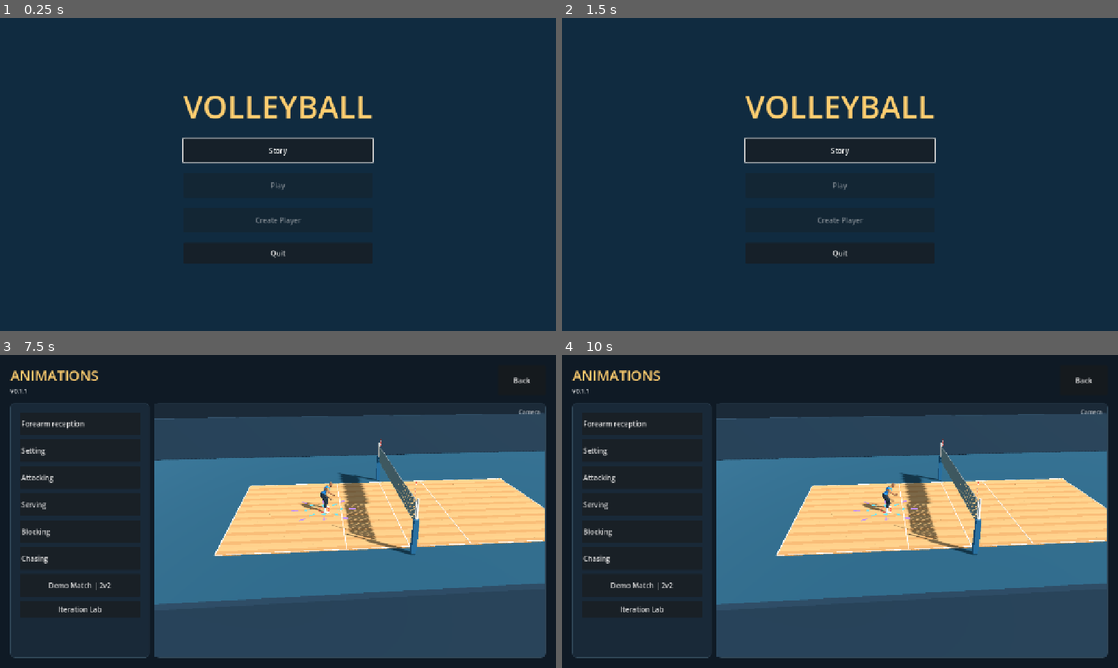
Above: before the commit, frames 1-4 (two rows, left to right).
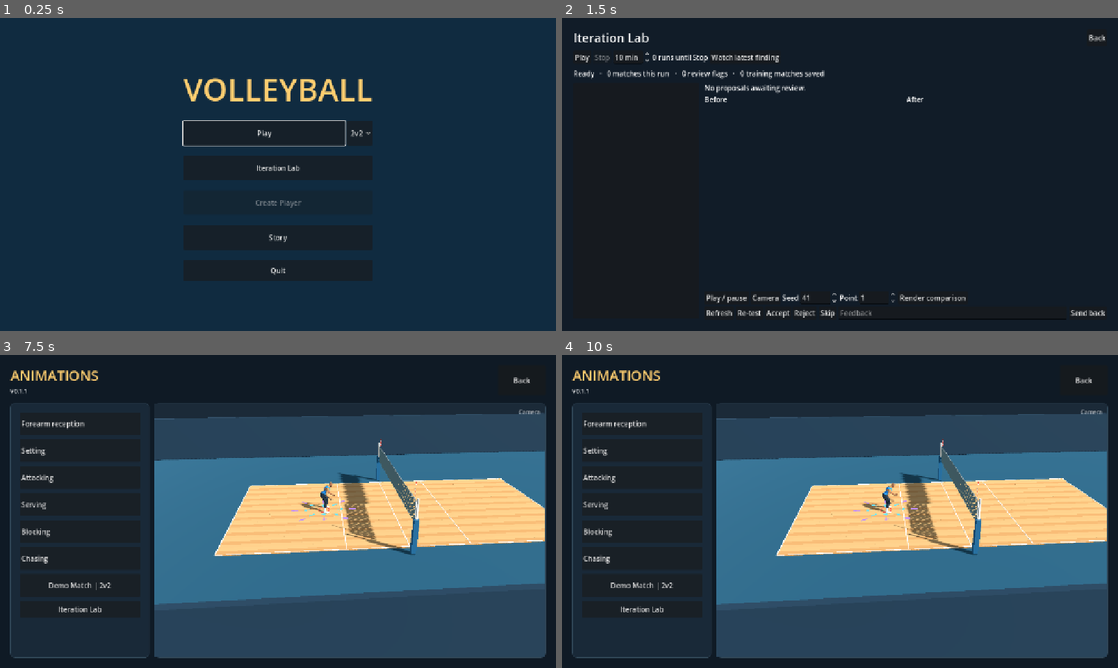
Above: after the commit, the same moments.

Repository: foreandr/volleyball
Game: Godot game, scene res://scenes/main.tscn
Two runs of this game, one before a commit and one after it. Both use one fixed random seed, a clock stepped at 60 frames per second and the inputs below.
Inputs (mouse positions are in pixels of both pictures, inside the frame that each line leads up to):
- Up to frame 1 (0.25 s): no input
- Up to frame 2 (1.5 s): click (923, 133) at 0.5 s, where only the run after the commit has a clickable "2v2"; click (840, 168) at 1.25 s, where only the run after the commit has a clickable "Iteration Lab"
- Up to frame 3 (7.5 s): click (533, 373) at 2 s, where only the run after the commit has a clickable "Back"; click "Story" at 2.75 s; click "Back" at 3.5 s; click "Story" at 4.25 s; click "New" at 5 s; click "Back" at 5.75 s; click "New" at 6.5 s; click "Save" at 7.25 s
- Up to frame 4 (10 s): click "Back" at 8 s; click "Load" at 8.75 s; click "Player" at 9.5 s

The runs differ from the first frame. In frame 1, 3.2% of the frame differs, in the area x 32-68%, y 19-83%; in frame 2, 26%, in the area x 2-98%, y 3-97%; in frame 3, less than 0.1%; in frame 4, less than 0.1%.

Commit message:
Add home Play and a three-a-side match option

Diff:
--- a/scripts/iteration_lab.gd
+++ b/scripts/iteration_lab.gd
@@ -42,7 +42,7 @@
 	var title := label("Iteration Lab",28)
 	title.size_flags_horizontal = Control.SIZE_EXPAND_FILL
 	header.add_child(title)
-	header.add_child(button("Back",func(): get_tree().change_scene_to_file("res://scenes/story_animations.tscn")))
+	header.add_child(button("Back",func(): get_tree().change_scene_to_file("res://scenes/main.tscn")))
 	var controls := HBoxContainer.new()
 	layout.add_child(controls)
 	play = button("Play",start_run)
--- a/scripts/main.gd
+++ b/scripts/main.gd
@@ -19,10 +19,26 @@
 	var play := Button.new()
 	play.name = "Play"
 	play.text = "Play"
-	play.disabled = true
 	play.custom_minimum_size.y = 56
-	play.pressed.connect(func(): get_tree().change_scene_to_file("res://scenes/court.tscn"))
-	column.add_child(play)
+	var match_size := OptionButton.new()
+	match_size.name = "MatchSize"
+	match_size.add_item("2v2",2)
+	match_size.add_item("3v3",3)
+	match_size.select(0)
+	play.pressed.connect(func():
+		StorySession.home_match_size = match_size.get_selected_id()
+		get_tree().change_scene_to_file("res://scenes/story_animations.tscn"))
+	var play_row := HBoxContainer.new()
+	play.size_flags_horizontal = Control.SIZE_EXPAND_FILL
+	play_row.add_child(play)
+	play_row.add_child(match_size)
+	column.add_child(play_row)
+	var lab := Button.new()
+	lab.name = "IterationLab"
+	lab.text = "Iteration Lab"
+	lab.custom_minimum_size.y = 56
+	lab.pressed.connect(func(): get_tree().change_scene_to_file("res://scenes/iteration_lab.tscn"))
+	column.add_child(lab)
 	var create := Button.new()
 	create.name = "Create"
 	create.text = "Create Player"
@@ -36,8 +52,7 @@
 	story.custom_minimum_size.y = 56
 	story.pressed.connect(func(): get_tree().change_scene_to_file("res://scenes/story.tscn"))
 	column.add_child(story)
-	column.move_child(story,1)
-	story.grab_focus()
+	play.grab_focus()
 	var quit := Button.new()
 	quit.text = "Quit"
 	quit.custom_minimum_size.y = 48
--- a/scripts/story_animations.gd
+++ b/scripts/story_animations.gd
@@ -86,6 +86,8 @@
 var setter_animation_process: int
 var setter_animator_active: bool
 
+var match_from_home := false
+
 func _ready() -> void:
 	process_priority = 10
 	build_label = current_build_label()
@@ -109,6 +111,11 @@
 	preview_camera.fov = 42.0
 	preview_camera.far = 150.0
 	if not StorySession.lab_replay_path.is_empty(): call_deferred("open_lab_replay")
+	if StorySession.home_match_size > 0:
+		var size := StorySession.home_match_size
+		StorySession.home_match_size = 0
+		match_from_home = true
+		start_demo_match.call_deferred(size)
 	if not StorySession.animation_return.is_empty():
 		var destination: Dictionary = StorySession.animation_return.duplicate()
 		StorySession.animation_return.clear()
@@ -242,7 +249,7 @@
 	content.add_child(match_button)
 	content.add_child(button("Iteration Lab",func(): get_tree().change_scene_to_file("res://scenes/iteration_lab.tscn")))
 
-func start_demo_match() -> void:
+func start_demo_match(team_size := 2) -> void:
 	stop_blocking_practice()
 	stop_serving_session()
 	stop_setting_drill()
@@ -253,7 +260,7 @@
 	right_panel.hide()
 	angle_control.hide()
 	clear_content()
-	set_title("DEMO MATCH")
+	set_title("DEMO MATCH | %dV%d" % [team_size,team_size])
 	selected_category = "Demo Match"
 	var board := label("",26)
 	content.add_child(board)
@@ -284,7 +291,7 @@
 		preview.grab_focus()))
 	demo_match = preload("res://scripts/volleyball_match.gd").new()
 	preview_player.get_parent().add_child(demo_match)
-	demo_match.configure(preview_player,board,status,build_label)
+	demo_match.configure(preview_player,board,status,build_label,team_size)
 	show_match_tuning()
 	styles.item_selected.connect(func(index: int): demo_match.set_serve_style(index))
 	player_controls.locomotion = ""
@@ -1977,6 +1984,9 @@
 	refresh_type()
 
 func open_menu() -> void:
+	if match_from_home and is_instance_valid(demo_match):
+		get_tree().change_scene_to_file("res://scenes/main.tscn")
+		return
 	if not selected_category.is_empty():
 		var previous := selected_category
 		show_categories()
--- a/scripts/story_session.gd
+++ b/scripts/story_session.gd
@@ -120,6 +120,7 @@
 var preview_hash := 0
 var preview_path := "user://preview_setup.cfg"
 var lab_replay_path := ""
+var home_match_size := 0
 const PREVIEW_FIELDS := ["pass_start","pass_distance","pass_output_angle","incoming_speed","incoming_angle","feed_spot" …(194 unchanged characters)…
 
 func _ready() -> void:
@@ -134,7 +135,7 @@
 	return match_preferences.get_value("match",key,fallback)
 
 func save_match_preference(key: String, value: Variant) -> void:
-	if match_preferences.get_value("match",key,null) == value: return
+	if match_preferences.has_section_key("match",key) and match_preferences.get_value("match",key) == value: return
 	match_preferences.set_value("match",key,value)
 	match_preferences.save(MATCH_SETTINGS_PATH)
 
--- a/scripts/volleyball_match.gd
+++ b/scripts/volleyball_match.gd
@@ -146,8 +146,17 @@
 var next_touch_cue := INF
 var touched_tape := false
 var stroke := ""
-
-func configure(actor: Node3D, board: Label, status: Label, build := "") -> void:
+var team_size := 2
+var rally_setter := -1
+var rally_hitter := -1
+var deep_defenders := [-1,-1]
+var support_lanes := [0.0,0.0]
+
+func configure(actor: Node3D, board: Label, status: Label, build := "", players_per_team := 2) -> void:
+	team_size = clampi(players_per_team,2,3)
+	key_until.resize(team_size*2)
+	jump_set_started.resize(team_size*2)
+	animated.resize(team_size*2)
 	trace.open(build)
 	cpu_policy.load_profile()
 	human = actor
@@ -163,10 +172,10 @@
 			frame.rotation.y = PI
 		add_child(frame)
 		frames.append(frame)
-		for slot in 2:
+		for slot in team_size:
 			var avatar := actor if side == 0 and slot == 0 else Player.new()
 			if avatar != actor:
-				avatar.name = "Teammate" if side == 0 else "Opponent%d" % (slot+1)
+				avatar.name = ("Teammate" if slot == 1 else "Teammate2") if side == 0 else "Opponent%d" % (slot+1)
 				avatar.team_color = Color("287fda") if side == 0 else Color("d9874e")
 				frame.add_child(avatar)
 			avatar.animator.callback_mode_process = AnimationMixer.ANIMATION_CALLBACK_MODE_PROCESS_MANUAL
@@ -189,7 +198,7 @@
 		var hidden_status := Label.new()
 		hidden_status.hide()
 		add_child(hidden_status)
-		driver.configure_for_match(players[side*2],hidden_status)
+		driver.configure_for_match(players[side*team_size],hidden_status)
 		driver.struck.connect(on_spike)
 		attackers.append(driver)
 	ball = MeshInstance3D.new()
@@ -251,7 +260,35 @@
 	queue_free()
 
 func team(index: int) -> int:
-	return index >> 1
+	return floori(float(index)/team_size)
+
+func nearest_on_team(side: int, target: Vector3, exclude := -1, also_exclude := -1) -> int:
+	var best := -1
+	var best_cost := INF
+	for index in range(side*team_size,(side+1)*team_size):
+		if index == exclude or index == also_exclude: continue
+		var cost := players[index].global_position.distance_squared_to(target)
+		if blocks.has(index) or recoveries.has(index): cost += 2.0
+		if cost < best_cost:
+			best = index
+			best_cost = cost
+	return best
+
+func setter_for_pass(passer: int) -> int:
+	if team_size == 2: return passer^1
+	if rally_setter >= 0 and team(rally_setter) == team(passer) and rally_setter != passer:
+		return rally_setter
+	return nearest_on_team(team(passer),path_point(arrival(1.92)),passer)
+
+func hitter_for_set(setter: int) -> int:
+	if team_size == 2: return setter^1
+	if rally_hitter >= 0 and team(rally_hitter) == team(setter) and rally_hitter != setter:
+		return rally_hitter
+	var side := team(setter)
+	return nearest_on_team(side,frames[side].to_global(Vector3(0.0,0.04,1.45)),setter)
+
+func human_can_set() -> bool:
+	return last_player > 0 and team(last_player) == 0 and (team_size == 2 or rally_setter == 0)
 
 func is_human(index: int) -> bool:
 	return index == 0 and not spectator
@@ -268,7 +305,7 @@
 	key_until[index] = match_clock+0.64
 
 func server_index() -> int:
-	return service_team*2+server_slot[service_team]
+	return service_team*team_size+server_slot[service_team]
 
 func reset_match() -> void:
 	if replay.active: toggle_replay()
@@ -296,13 +333,18 @@
 	bounce_end = 0.0
 	bounce_start = 0.0
 	dead_flight_from = INF
-	key_until = [0.0,0.0,0.0,0.0]
+	key_until.fill(0.0)
+	rally_setter = -1
+	rally_hitter = -1
+	deep_defenders.fill(-1)
 	defender_assignment = [-1,-1]
 	block_lane_flight = [-1,-1]
 	last_set_apex = 0.0
 	for index in players.size():
 		var actor := players[index]
-		actor.position = Vector3(-2.1 if index%2 == 0 else 2.1,0.04,-2.6)
+		var slot := index%team_size
+		var start_x := [-2.1,2.1,0.0]
+		actor.position = Vector3(start_x[slot],0.04,0.70 if slot == 2 else -2.6)
 		actor.rotation.y = 0.0
 		actor.model.rotation.y = 0.0
 		actor.play_action("idle",0.0)
@@ -331,7 +373,7 @@
 	var style: int = serve_style if is_human(server) else cpu_policy.choose(team(server),"serve type",[0,1,2,3],rallies%SERVES.size())
 	prepare_serve(style)
 	update_score()
-	trace.begin_feed({"mode":"demo_match","score":score,"server":server_index(),"spectator":spectator})
+	trace.begin_feed({"mode":"demo_match","score":score,"server":server_index(),"spectator":spectator,"team_size":team_size})
 
 func prepare_serve(style: int) -> void:
 	if is_instance_valid(serve):
@@ -341,7 +383,7 @@
 	var side := team(index)
 	serve = SERVES[style].new()
 	frames[side].add_child(serve)
-	var x := -1.6 if index%2 == 0 else 1.6
+	var x: float = [-1.6,1.6,0.0][index%team_size]
 	serve.configure(players[index],Vector3(x,0.04,SERVICE_START[style]))
 	if style == 3: serve.set_serve_speed(1.12)
 	if serve.has_method("set_jump_height"): serve.set_jump_height(serve_vertical*0.0254)
@@ -403,7 +445,7 @@
 		else: driver.release_approach_jump()
 	elif pressed and player_blocks and phase == Phase.LIVE and receiving_team == 0 and human.position.z >= 2.25:
 		if flight_kind in ["spike","dump"] or (flight_kind == "pass" and possession_team == 1 and touches == 1): start_block(0,INF,flight_kind == "pass")
-	elif pressed and player_blocks and phase == Phase.LIVE and expected_hitter >= 2 and human.position.z >= 2.25:
+	elif pressed and player_blocks and phase == Phase.LIVE and expected_hitter >= 0 and team(expected_hitter) == 1 and human.position.z >= 2.25:
 		start_block(0)
 
 func click_set() -> void:
@@ -446,7 +488,7 @@
 	cpu_policy.finish_point(side)
 	if side != service_team:
 		service_team = side
-		if rallies > 0: server_slot[side] = 1-int(server_slot[side])
+		if rallies > 0: server_slot[side] = (int(server_slot[side])+1)%team_size
 	rallies += 1
 	dead_age = 0.0
 	if bounce_end <= 0.0 and elapsed < flight_end(): dead_flight_from = elapsed
@@ -481,7 +523,7 @@
 	cpu_choice = -1
 	cpu_dump = false
 	cpu_fake_dump = false
-	jump_set_started = [false,false,false,false]
+	jump_set_started.fill(false)
 	next_touch_cue = INF
 	requested = -1
 	request_age = -INF
@@ -517,7 +559,11 @@
 	if kind in ["spike","free","dump"]: receiving_team = 1-team(from)
 	if last_was_block and kind in ["block","free"]:
 		receiving_team = 0 if path_point(flight_end()).z < Net.NET_Z else 1
-	if not spectator and kind == "pass" and from == 1 and receiving_team == 0 and match_clock-last_input_at <= 0.35:
+	if team_size == 3 and kind == "pass" and touches == 1 and possession_team == receiving_team:
+		rally_setter = nearest_on_team(receiving_team,path_point(arrival(1.92)),from)
+		rally_hitter = -1
+		rally_hitter = hitter_for_set(rally_setter)
+	if not spectator and kind == "pass" and human_can_set() and receiving_team == 0 and match_clock-last_input_at <= 0.35:
 		requested = last_input_technique
 		request_age = 0.0
 		queue_receive(0,requested)
@@ -555,7 +601,8 @@
 	var frame := frames[side]
 	var defending := 1-side
 	var blocker: int = defender_assignment[defending]
-	var defender := (blocker^1) if blocker >= 0 else defending*2
+	var defender := (blocker^1) if team_size == 2 and blocker >= 0 else defending*team_size
+	if defender == blocker: defender += 1
 	var backcourt := frame.to_local(players[defender].global_position)
 	if not contact.is_finite():
 		return Vector3(clampf(-backcourt.x,-3.8,3.8),Flight.FLOOR,10.7)
@@ -568,6 +615,11 @@
 			var crossing := lane_at_depth(contact,target,Net.NET_Z)
 			if absf(crossing) > Net.NET_HALF_WIDTH-Net.RADIUS-0.12: continue
 			var defender_gap := (target-backcourt).slide(Vector3.UP).length()
+			if team_size == 3:
+				for index_ in range(defending*team_size,(defending+1)*team_size):
+					if index_ == blocker: continue
+					var cover := frame.to_local(players[index_].global_position)
+					defender_gap = minf(defender_gap,(target-cover).slide(Vector3.UP).length())
 			var shot_score := minf(5.0,defender_gap)*0.19
 			shot_score -= absf(x)*0.038
 			if previous_shot.is_finite():
@@ -760,7 +812,7 @@
 	if is_human(index) and aim_point.is_finite():
 		var point := frame.to_local(aim_point)
 		if point.z <= Net.NET_Z: return Vector3(clampf(point.x,-4.6,4.6),0.065,clampf(point.z,-1.6,3.62))
-	var hitter := players[index^1]
+	var hitter := players[hitter_for_set(index)]
 	if is_human(index) or (flight_kind != "pass" and not defensive_ball()):
 		return Vector3(clampf(hitter.position.x,-3.75,3.75),0.065,3.20)
 	if called_pin_flight == flight_number and (not is_finite(setter_x) or absf(called_pin.x-setter_x) >= 1.0):
@@ -827,7 +879,9 @@
 
 func cpu_pass_target(index: int) -> Vector3:
 	var passer := players[index].position
-	var teammate := players[index^1].position
+	var receiver := index^1 if team_size == 2 else nearest_on_team(team(index),
+		frames[team(index)].to_global(Vector3(players[index].position.x*0.5,0.04,2.0)),index)
+	var teammate := players[receiver].position
 	var x := lerpf(passer.x,teammate.x,0.82)
 	var forward := maxf(1.05,absf(x-passer.x)*tan(deg_to_rad(40.0)))
 	if not is_human(index):
@@ -853,7 +907,7 @@
 	bump.height = pass_height if is_human(index) else (3.65 if cpu_dump and index == cpu_choice else pass_apex)
 
 func cpu_set_apex(index: int, point: Vector3, pin: Vector3, pace: float) -> float:
-	var hitter := players[index^1]
+	var hitter := players[hitter_for_set(index)]
 	var tight := smoothstep(0.40,1.35,point.z)
 	var distance := (pin-hitter.position).slide(Vector3.UP).length()
 	var ready := 1.0-smoothstep(2.15,3.80,distance)
@@ -912,7 +966,7 @@
 		cpu_policy.used(side,"set lane")
 		cpu_policy.used(side,"set height")
 		var motion: Vector3 = driver.set_toward_pin(point,pin,apex,contact_height)
-		launch(world_point,frame.global_basis*motion,"set",index,1.0,index^1,frame.to_global(pin))
+		launch(world_point,frame.global_basis*motion,"set",index,1.0,hitter_for_set(index),frame.to_global(pin))
 		return
 	if not is_human(index) and touches == 3:
 		world_motion = frame.global_basis*cpu_free_ball_motion(point,frame.global_basis.inverse()*world_motion)
@@ -1075,12 +1129,12 @@
 func select_receiver() -> void:
 	var side := receiving_team
 	var point := path_point(arrival(1.10))
-	var first := side*2
+	var first := side*team_size
 	if side == possession_team and touches > 0 and not last_was_block:
-		cpu_choice = last_player^1
+		cpu_choice = setter_for_pass(last_player) if touches == 1 else (last_player^1 if team_size == 2 else nearest_on_team(side,point,last_player))
 	elif defensive_ball():
 		var best_cost := INF
-		for index in range(first,first+2):
+		for index in range(first,first+team_size):
 			var at := dig_intercept(index)
 			var contact := path_point(at)
 			var distance := (contact-players[index].global_position).slide(Vector3.UP).length()
@@ -1091,11 +1145,14 @@
 			if cost < best_cost:
 				cpu_choice = index
 				best_cost = cost
+	elif team_size == 3:
+		cpu_choice = nearest_on_team(side,point)
 	elif point.distance_squared_to(players[first].global_position) <= point.distance_squared_to(players[first+1].global_position):
 		cpu_choice = first
 	else: cpu_choice = first+1
 	if not spectator and side == 0 and cpu_choice == 0 and side != possession_team and not is_finite(platforms[0].pressed_at):
-		if point.slide(Vector3.UP).distance_to(human.global_position.slide(Vector3.UP)) > 1.65: cpu_choice = 1
+		if point.slide(Vector3.UP).distance_to(human.global_position.slide(Vector3.UP)) > 1.65:
+			cpu_choice = 1 if team_size == 2 else nearest_on_team(0,point,0)
 	cpu_technique = 0
 	cpu_dump = false
 	cpu_fake_dump = false
@@ -1398,7 +1455,7 @@
 	var lookahead := path_point(minf(end,elapsed+0.060))
 	if minf(last.y,lookahead.y) > 0.42 or maxf(first.y,last.y) < Flight.FLOOR: return
 	var side := receiving_team
-	for index in range(side*2,side*2+2):
+	for index in range(side*team_size,(side+1)*team_size):
 		if is_human(index) and match_clock > kick_pressed_until: continue
 		if index == last_player and not last_was_block: continue
 		if not can_play_forearms(index) or owns_action(index) or recoveries.has(index): continue
@@ -1473,7 +1530,7 @@
 	var surface := Vector3.ZERO
 	var first_fraction := INF
 	var body_part := ""
-	for index in range(receiving_team*2,receiving_team*2+2):
+	for index in range(receiving_team*team_size,(receiving_team+1)*team_size):
 		if index == last_player: continue
 		var actor := players[index]
 		if actor.global_position.slide(Vector3.UP).distance_to(last.slide(Vector3.UP)) > 1.1+travel.length(): continue
@@ -1657,18 +1714,19 @@
 				peel_cpu_off_net(blocker,stage_from,delta)
 		return
 	if flight_kind != "pass" or possession_team != receiving_team or touches != 1: return
-	var passer := last_player
-	if is_human(passer) or blocks.has(passer) or set_jumps[passer].active: return
+	var setter := setter_for_pass(last_player)
+	var hitter := hitter_for_set(setter)
+	if is_human(hitter) or blocks.has(hitter) or set_jumps[hitter].active: return
 	var receive_at := arrival(1.55)
 	var receive_depth := frames[receiving_team].to_local(path_point(receive_at)).z
 	var run_up := lerpf(2.02,1.54,smoothstep(1.55,2.85,receive_depth))
-	var staging := set_pin_for(passer^1)-Vector3.BACK*run_up
-	var distance := (staging-players[passer].position).slide(Vector3.UP).length()
+	var staging := set_pin_for(setter)-Vector3.BACK*run_up
+	var distance := (staging-players[hitter].position).slide(Vector3.UP).length()
 	var speed := clampf(distance/maxf(0.24,receive_at-elapsed+0.16),1.5,4.1)
-	if players[passer].position.z-staging.z > 0.45:
-		peel_cpu_off_net(passer,staging,delta)
+	if players[hitter].position.z-staging.z > 0.45:
+		peel_cpu_off_net(hitter,staging,delta)
 	else:
-		move_cpu(passer,frames[receiving_team].to_global(staging),delta,speed)
+		move_cpu(hitter,frames[receiving_team].to_global(staging),delta,speed)
 
 func dig_cover_x(frame: Node3D, attacker: Vector3, blocker: Vector3, depth: float, digger_x: float) -> float:
 	var attack := frame.to_local(attacker)
@@ -1692,7 +1750,7 @@
 	var second_ball := flight_kind == "pass" and possession_team == hitter_side and touches == 1
 	var second_ball_eta := INF
 	if second_ball:
-		var setter := last_player^1
+		var setter := setter_for_pass(last_player)
 		var attack_frame := frames[hitter_side]
 		var setter_approaching: bool = driver.enabled and driver.setter == players[setter] and (driver.approach_jump_queued or driver.jump.active)
 		var jump_setting: bool = set_jumps[setter].active
@@ -1708,7 +1766,7 @@
 			threat = contact
 			second_ball_eta = contact_time-elapsed
 		else:
-			var hitter_x := players[last_player].position.x
+			var hitter_x := players[hitter_for_set(setter)].position.x
 			if not is_human(setter):
 				hitter_x = move_toward(hitter_x,set_pin_for(setter).x,0.65)
 			threat = attack_frame.to_global(Vector3(hitter_x,0.04,3.20))
@@ -1717,16 +1775,24 @@
 	var overpass_ready := flight_kind in ["pass","set"] and net_hit.is_empty() and net_time >= elapsed and net_time-elapsed <= 0.33 and net_point.y >= Net.NET_TOP and net_point.y <= 3.33 and absf(net_point.x) < Net.NET_HALF_WIDTH
 	if overpass_ready: threat = net_point
 	var x := frame.to_local(threat).x
-	var first := defense_side*2
+	var first := defense_side*team_size
 	var near: int = defender_assignment[defense_side]
 	if defense_side == 0 and not spectator:
 		near = 0 if player_blocks else 1
 	elif near < 0:
 		near = first if absf(players[first].position.x-x) < absf(players[first+1].position.x-x) else first+1
+		if team_size == 3:
+			near = nearest_on_team(defense_side,frame.to_global(Vector3(x,0.04,3.42)))
 	defender_assignment[defense_side] = near
-	var deep := near^1
 	var depth := -2.15
 	var cover := -x*0.48
+	var deep := near^1
+	if team_size == 3:
+		deep = deep_defenders[defense_side]
+		if deep < 0 or deep == near:
+			deep = nearest_on_team(defense_side,frame.to_global(Vector3(cover,0.04,depth)),near)
+			deep_defenders[defense_side] = deep
+			support_lanes[defense_side] = 3.6 if cover < 0.0 else -3.6
 	var remaining := INF
 	if tracking_set and not overpass_ready:
 		var attack := frame.to_local(threat)
@@ -1783,6 +1849,11 @@
 			start_block(near,timing,dump_ready and not overpass_ready)
 	if not is_human(deep) and not blocks.has(deep) and not set_jumps[deep].active:
 		move_cpu(deep,frame.to_global(Vector3(clampf(cover,-4.05,4.05),0.04,depth)),delta)
+	if team_size == 3:
+		var support := nearest_on_team(defense_side,frame.to_global(Vector3.ZERO),near,deep)
+		if not is_human(support) and not blocks.has(support) and not set_jumps[support].active:
+			var opposite := lerpf(cover,support_lanes[defense_side],0.78)
+			move_cpu(support,frame.to_global(Vector3(opposite,0.04,depth+1.05)),delta)
 
 func update_air_attack_read(hitter: int, blocker: int, driver: Node3D) -> void:
 	if is_human(hitter) or not driver.jump.active: return
@@ -1836,7 +1907,7 @@
 		var travel := target-start
 		var air_time := maxf(0.1,travel.slide(Vector3.UP).length()/24.0)
 		launch = travel/air_time+Vector3.UP*0.5*Flight.GRAVITY*air_time
-	elif receiving_team == 0 and possession_team == 0 and touches == 1 and last_player == 1:
+	elif receiving_team == 0 and possession_team == 0 and touches == 1 and human_can_set():
 		target = set_pin_for(0)
 		launch = attackers[0].set_toward_pin(start,target,maxf(maxf(3.60,start.y+0.18),pass_height),attackers[0].set_contact_height())
 	else:
@@ -1915,7 +1986,7 @@
 func step_match(delta: float, controls: RefCounted) -> void:
 	match_clock += delta
 	if match_clock >= trace.next_sample: trace.sample(match_clock,trace_snapshot())
-	animated = [false,false,false,false]
+	animated.fill(false)
 	update_player_guide()
 	if phase in [Phase.DEAD,Phase.FINISHED]:
 		dead_age += delta
@@ -2014,7 +2085,7 @@
 			return
 		var cue := "Opponent's ball"
 		if receiving_team == 0:
-			cue = "Hold Space to attack" if expected_hitter == 0 else ("Set to your teammate" if possession_team == 0 and touches == 1 and last_player == 1 else "Receive or cover")
+			cue = "Hold Space to attack" if expected_hitter == 0 else ("Set to your teammate" if possession_team == 0 and touches == 1 and human_can_set() else "Receive or cover")
 		elif flight_kind == "set": cue = "Move up to block | Space" if player_blocks else "Teammate blocking | Cover the court"
 		info.text = "%s | %s" % [stroke,cue]
 
